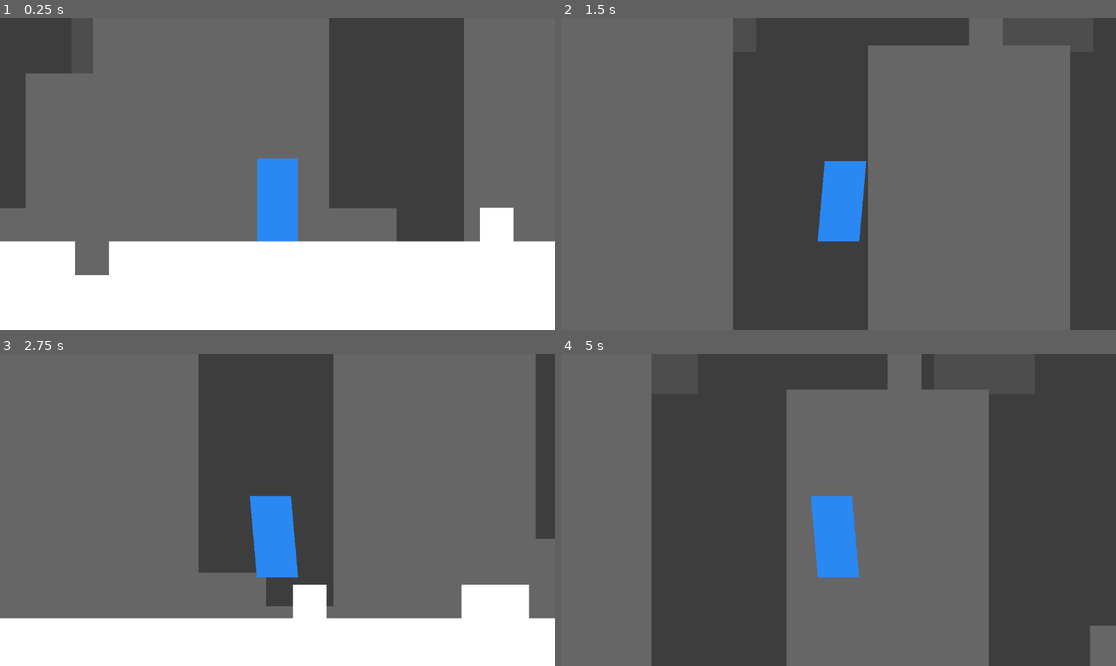
Above: before the commit, frames 1-4 (two rows, left to right).
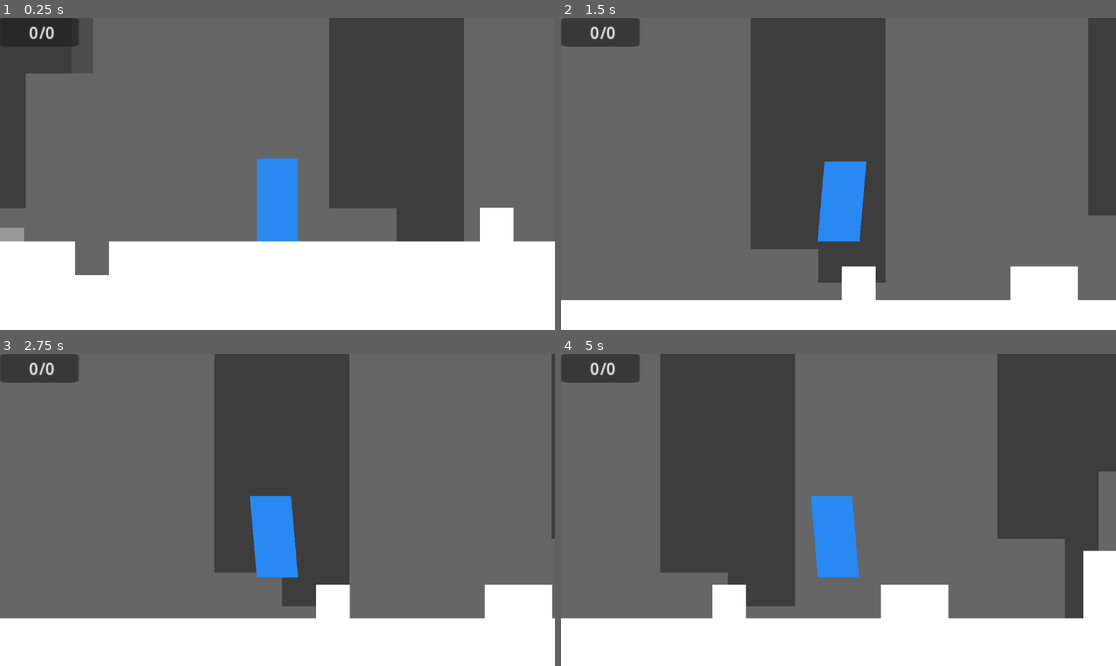
Above: after the commit, the same moments.

Repository: Metamaus/ScrollerFight
Game: Godot game, scene res://Scenes/gym_02.tscn
Two runs of this game, one before a commit and one after it. Both use one fixed random seed, a clock stepped at 60 frames per second and the inputs below. This scene is started directly instead of the project's main scene.
Inputs:
- Up to frame 1 (0.25 s): no input
- Up to frame 2 (1.5 s): tap Enter at 0.5 s; hold D (move_right) from 0.53 s (still down); tap Space (jump) at 0.6, 0.77, 1.07, 1.35 s
- Up to frame 3 (2.75 s): tap Space (jump) at 1.52, 1.82, 2.1 s; release D (move_right) at 2.03 s; hold A (move_left) from 2.03 s (still down)
- Up to frame 4 (5 s): release A (move_left) at 2.78 s; hold D (move_right) 2.78-4.28 s; tap Space (jump) at 2.85, 3.02, 3.32, 3.6, 3.77, 4.07, 4.35, 4.52, 4.82 s; hold A (move_left) from 4.28 s (still down)

The runs differ from the first frame. In frame 1, 0.4% of the frame differs, in the area x 0-15%, y 0-72%; in frame 2, 27%; in frame 3, 9.2%; in frame 4, 32%, in the area x 0-100%, y 0-100%.

Commit message:
add style giver + fiddle with wall jump

Diff:
--- a/Scenes/Characters/playerOdyTemp.tscn
+++ b/Scenes/Characters/playerOdyTemp.tscn
@@ -414,16 +414,16 @@
 script = SubResource("GDScript_s7hhj")
 
 [node name="CollisionShape2D2" type="CollisionShape2D" parent="WallDetector/Area2Dleft"]
-position = Vector2(-65, -127)
-scale = Vector2(1, 0.766423)
+position = Vector2(-65, -135)
+scale = Vector2(1, 0.446423)
 shape = SubResource("RectangleShape2D_s7hhj")
 
 [node name="Area2Dright" type="Area2D" parent="WallDetector"]
 script = SubResource("GDScript_s7hhj")
 
 [node name="CollisionShape2D2" type="CollisionShape2D" parent="WallDetector/Area2Dright"]
-position = Vector2(65, -127)
-scale = Vector2(1, 0.766423)
+position = Vector2(65, -135)
+scale = Vector2(1, 0.446423)
 shape = SubResource("RectangleShape2D_s7hhj")
 
 [connection signal="wall_collision" from="WallDetector" to="." method="_on_wall_collision"]
--- /dev/null
+++ b/Scenes/GPE/style_giver.tscn
@@ -0,0 +1,41 @@
+[gd_scene load_steps=5 format=3 uid="uid://7800nrpudb16"]
+
+[ext_resource type="Script" uid="uid://bueali2iglbji" path="res://Scripts/style_giver.gd" id="1_w5kx3"]
+[ext_resource type="Texture2D" uid="uid://dhh1pjdl35ml5" path="res://Art/Square.png" id="2_7yxbs"]
+
+[sub_resource type="RectangleShape2D" id="RectangleShape2D_w5kx3"]
+size = Vector2(100, 100)
+
+[sub_resource type="RectangleShape2D" id="RectangleShape2D_4hic8"]
+size = Vector2(20, 35)
+
+[node name="StyleGiver" type="Node2D" node_paths=PackedStringArray("timer")]
+script = ExtResource("1_w5kx3")
+timer = NodePath("Timer")
+
+[node name="Sprite2D" type="Sprite2D" parent="."]
+modulate = Color(0.58363, 0.596336, 0.596344, 1)
+position = Vector2(0, -20)
+scale = Vector2(2, 0.4)
+texture = ExtResource("2_7yxbs")
+
+[node name="StaticBody2D" type="StaticBody2D" parent="Sprite2D"]
+
+[node name="CollisionShape2D" type="CollisionShape2D" parent="Sprite2D/StaticBody2D"]
+shape = SubResource("RectangleShape2D_w5kx3")
+
+[node name="Area2D" type="Area2D" parent="."]
+position = Vector2(0, -68)
+collision_layer = 4
+collision_mask = 2
+
+[node name="CollisionShape2D" type="CollisionShape2D" parent="Area2D"]
+position = Vector2(0, 1.5)
+scale = Vector2(2.64, 1.48)
+shape = SubResource("RectangleShape2D_4hic8")
+
+[node name="Timer" type="Timer" parent="."]
+
+[connection signal="body_entered" from="Area2D" to="." method="_on_area_2d_body_entered"]
+[connection signal="body_exited" from="Area2D" to="." method="_on_area_2d_body_exited"]
+[connection signal="timeout" from="Timer" to="." method="_on_timer_timeout"]
--- a/Scenes/Niveau2-0.tscn
+++ b/Scenes/Niveau2-0.tscn
@@ -1,7 +1,8 @@
-[gd_scene load_steps=7 format=4 uid="uid://dpf6larle3rv1"]
+[gd_scene load_steps=8 format=4 uid="uid://dpf6larle3rv1"]
 
 [ext_resource type="Texture2D" uid="uid://dhh1pjdl35ml5" path="res://Art/Square.png" id="1_k3dvv"]
 [ext_resource type="PackedScene" uid="uid://csccbdnvj70va" path="res://Scenes/Characters/playerOdyTemp.tscn" id="2_hhiy8"]
+[ext_resource type="PackedScene" uid="uid://1lmbn2yxa2wi" path="res://Scenes/UI/player_hud.tscn" id="3_hhiy8"]
 
 [sub_resource type="TileSetAtlasSource" id="TileSetAtlasSource_hhiy8"]
 texture = ExtResource("1_k3dvv")
@@ -57,3 +58,11 @@
 [node name="Camera2D" type="Camera2D" parent="Player"]
 offset = Vector2(0, -200)
 zoom = Vector2(0.7, 0.7)
+
+[node name="CanvasLayer" type="CanvasLayer" parent="."]
+follow_viewport_enabled = true
+
+[node name="PlayerHud" parent="CanvasLayer" instance=ExtResource("3_hhiy8")]
+
+[connection signal="max_style_change" from="Player" to="CanvasLayer/PlayerHud" method="_on_player_max_style_change"]
+[connection signal="style_change" from="Player" to="CanvasLayer/PlayerHud" method="_on_player_style_change"]
--- /dev/null
+++ b/Scenes/UI/player_hud.tscn
@@ -0,0 +1,44 @@
+[gd_scene load_steps=2 format=3 uid="uid://1lmbn2yxa2wi"]
+
+[ext_resource type="Script" uid="uid://bhv7s1lh35fp2" path="res://Scripts/hud.gd" id="1_vkk4g"]
+
+[node name="PlayerHud" type="Control" node_paths=PackedStringArray("StyleDisplay", "MaxStyleDisplay")]
+layout_mode = 3
+anchors_preset = 15
+anchor_right = 1.0
+anchor_bottom = 1.0
+grow_horizontal = 2
+grow_vertical = 2
+script = ExtResource("1_vkk4g")
+StyleDisplay = NodePath("Panel/Label")
+MaxStyleDisplay = NodePath("Panel/Label2")
+
+[node name="Panel" type="Panel" parent="."]
+layout_mode = 0
+offset_right = 40.0
+offset_bottom = 40.0
+scale = Vector2(4.08, 1.48)
+
+[node name="Label2" type="Label" parent="Panel"]
+layout_mode = 1
+anchors_preset = 1
+anchor_left = 1.0
+anchor_right = 1.0
+offset_left = -20.3922
+offset_top = 4.05405
+offset_right = 19.6078
+offset_bottom = 27.0541
+grow_horizontal = 0
+scale = Vector2(0.493506, 1.4)
+text = "/1"
+vertical_alignment = 1
+
+[node name="Label" type="Label" parent="Panel"]
+layout_mode = 0
+offset_top = 4.0
+offset_right = 40.0
+offset_bottom = 27.0
+scale = Vector2(0.493506, 1.4)
+text = "0"
+horizontal_alignment = 2
+vertical_alignment = 1
--- a/Scenes/gym_02.tscn
+++ b/Scenes/gym_02.tscn
@@ -1,7 +1,9 @@
-[gd_scene load_steps=7 format=4 uid="uid://dp5iwbnagvcpd"]
+[gd_scene load_steps=9 format=4 uid="uid://dp5iwbnagvcpd"]
 
 [ext_resource type="Texture2D" uid="uid://dhh1pjdl35ml5" path="res://Art/Square.png" id="1_yw82o"]
 [ext_resource type="PackedScene" uid="uid://csccbdnvj70va" path="res://Scenes/Characters/playerOdyTemp.tscn" id="2_i8l7w"]
+[ext_resource type="PackedScene" uid="uid://7800nrpudb16" path="res://Scenes/GPE/style_giver.tscn" id="2_nnq5l"]
+[ext_resource type="PackedScene" uid="uid://1lmbn2yxa2wi" path="res://Scenes/UI/player_hud.tscn" id="4_nnq5l"]
 
 [sub_resource type="TileSetAtlasSource" id="TileSetAtlasSource_hhiy8"]
 texture = ExtResource("1_yw82o")
@@ -52,8 +54,18 @@
 tile_map_data = PackedByteArray("AAA3APr/AQAAAAAAAAA3APv/AQAAAAAAAAA3APz/AQAAAAAAAAA3AP3/AQAAAAAAAAA3AP7/AQAAAAAAAAA3AP …(23296 unchanged characters)…
 tile_set = SubResource("TileSet_kqx8n")
 
+[node name="StyleGiver" parent="." instance=ExtResource("2_nnq5l")]
+position = Vector2(-851, 0)
+
 [node name="Player" parent="." instance=ExtResource("2_i8l7w")]
 
 [node name="Camera2D" type="Camera2D" parent="Player"]
 offset = Vector2(0, -200)
 zoom = Vector2(0.7, 0.7)
+
+[node name="CanvasLayer" type="CanvasLayer" parent="."]
+
+[node name="PlayerHud" parent="CanvasLayer" instance=ExtResource("4_nnq5l")]
+
+[connection signal="max_style_change" from="Player" to="CanvasLayer/PlayerHud" method="_on_player_max_style_change"]
+[connection signal="style_change" from="Player" to="CanvasLayer/PlayerHud" method="_on_player_style_change"]
--- a/Scenes/Niveau1-0.tscn
+++ b/Scenes/gym_visuals.tscn
@@ -1,13 +1,13 @@
 [gd_scene load_steps=8 format=4 uid="uid://bu3bjykixcxev"]
 
-[ext_resource type="Texture2D" uid="uid://rrd4eh7ypnqs" path="res://Art/Decors/Arbre2.png" id="1_1o415"]
-[ext_resource type="Texture2D" uid="uid://cr4nr2qadug0n" path="res://Art/Tilests/Tilemap_Ground-128.png" id="4_lmqws"]
-[ext_resource type="PackedScene" uid="uid://cdn7fbb22nvga" path="res://Scenes/Characters/playerOdy.tscn" id="5_yn75g"]
-[ext_resource type="Texture2D" uid="uid://bfy5frotik40q" path="res://Art/Decors/Arbre1.png" id="6_1o415"]
-[ext_resource type="Texture2D" uid="uid://do3ig60q7m4ux" path="res://Art/Decors/Buisson1.png" id="7_47gck"]
+[ext_resource type="Texture2D" uid="uid://rrd4eh7ypnqs" path="res://Art/Decors/Arbre2.png" id="1_ei0mi"]
+[ext_resource type="Texture2D" uid="uid://bfy5frotik40q" path="res://Art/Decors/Arbre1.png" id="2_nlgy0"]
+[ext_resource type="Texture2D" uid="uid://cr4nr2qadug0n" path="res://Art/Tilests/Tilemap_Ground-128.png" id="3_dhhq2"]
+[ext_resource type="PackedScene" uid="uid://cdn7fbb22nvga" path="res://Scenes/Characters/playerOdy.tscn" id="4_fvw3v"]
+[ext_resource type="Texture2D" uid="uid://do3ig60q7m4ux" path="res://Art/Decors/Buisson1.png" id="5_gl7lc"]
 
 [sub_resource type="TileSetAtlasSource" id="TileSetAtlasSource_47gck"]
-texture = ExtResource("4_lmqws")
+texture = ExtResource("3_dhhq2")
 texture_region_size = Vector2i(128, 128)
 0:0/0 = 0
 0:0/0/physics_layer_0/polygon_0/points = PackedVector2Array(-64, -64, 64, -64, 64, 64, -64, 64)
--- a/Scripts/hud.gd
+++ b/Scripts/hud.gd
@@ -1,6 +1,11 @@
 extends Control
 
 @export var StyleDisplay: Label
+@export var MaxStyleDisplay: Label
 
 func _on_player_style_change(new_value: int) -> void:
 	StyleDisplay.text = str(new_value)
+
+
+func _on_player_max_style_change(new_value: int) -> void:
+	MaxStyleDisplay.text =  "/" + str(new_value)
--- a/Scripts/player.gd
+++ b/Scripts/player.gd
@@ -1,13 +1,14 @@
-extends CharacterBody2D
+class_name PlayerController extends CharacterBody2D
 
 signal style_change
+signal max_style_change
 
 # Variables
 @export var SPEED = 600.0
 @export var JUMP_VELOCITY = 1400.0
 @export var GRAVITY_MULTIPLIER = 3
 @export var GRAVITY_Wall_MULTIPLIER = 2
-@export var INIT_STYLE = 1
+@export var INIT_STYLE = 0
 
 # State
 @export var wallDetector : WallDetector
@@ -16,6 +17,7 @@
 @export var animationPlayer : CharacterAnimations
 var shouldIdle: bool
 var lastSideRight: bool
+var maxStyle: int
 var currentStyle: int #double jump points
 var wallJump: Direction #can wall jump
 enum Direction {NONE, LEFT, RIGHT, UP, DOWN}
@@ -26,6 +28,8 @@
 	lastSideRight = true
 	wallJump = Direction.NONE
 	currentStyle = INIT_STYLE
+	maxStyle = INIT_STYLE
+	max_style_change.emit(maxStyle)
 	style_change.emit(currentStyle)
 
 func _physics_process(delta: float) -> void:
@@ -33,8 +37,8 @@
 
 	# Add the gravity.
 	if is_on_floor():
-		if(currentStyle < INIT_STYLE):
-			currentStyle = INIT_STYLE
+		if(currentStyle < maxStyle):
+			currentStyle = maxStyle
 			style_change.emit(currentStyle)
 		wallJump = Direction.NONE
 	elif wallDetector.holdingWall:
@@ -51,7 +55,7 @@
 	if Input.is_action_just_pressed("jump") && try_jump():#precise enough
 		shouldIdle = false
 		wallDetector.holdingWall = false
-		velocity += JUMP_VELOCITY * up_direction
+		velocity = JUMP_VELOCITY * up_direction
 	#todo: add salto ?
 
 	#todo: add sprint for longer jumps
@@ -117,6 +121,14 @@
 
 
 func _on_wall_collision() -> void:
-	if velocity.y > 0.1: # fine tune this
+	print("Velocity y: ", velocity.y)
+	if velocity.y > 0: # fine tune this
 		velocity.y = 0 #todo: hold only when falling, even if we fall when already on the wall
+	if velocity.y > -250:
 		animationPlayer.play_animation(CharacterAnimations.AnimationState.WALL, lastSideRight)
+
+func add_style(value: int) -> void:
+	maxStyle += value
+	currentStyle = maxStyle
+	max_style_change.emit(maxStyle)
+	style_change.emit(currentStyle)
--- /dev/null
+++ b/Scripts/style_giver.gd
@@ -0,0 +1,28 @@
+extends Node2D
+
+@export var timer : Timer
+@export var timerDuration : float = 1
+@export var styleIncrease : int = 1
+
+var player : PlayerController
+var increaseGiven : bool
+
+func _ready() -> void:
+	increaseGiven = false
+
+func _on_area_2d_body_entered(body: Node2D) -> void: #weird to need to connect in every scene
+	if body is PlayerController && !increaseGiven:
+		timer.start(timerDuration)
+		player = body
+
+
+func _on_area_2d_body_exited(body: Node2D) -> void:
+	if body is PlayerController && !increaseGiven:
+		timer.stop()
+		player = null
+
+
+func _on_timer_timeout() -> void:
+	increaseGiven = true
+	timer.stop()
+	player.add_style(styleIncrease)
Not shown: 2 places in Scenes/gym_visuals.tscn that only renumber resources
Not shown, added: Scripts/style_giver.gd.uid
